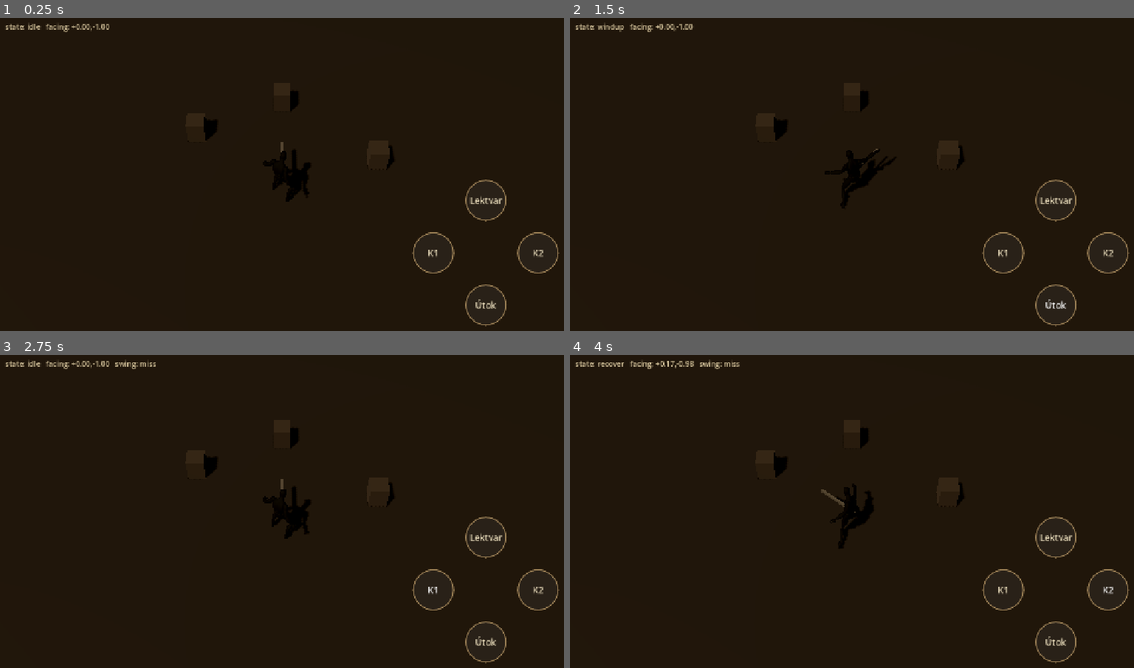
Above: before the commit, frames 1-4 (two rows, left to right).
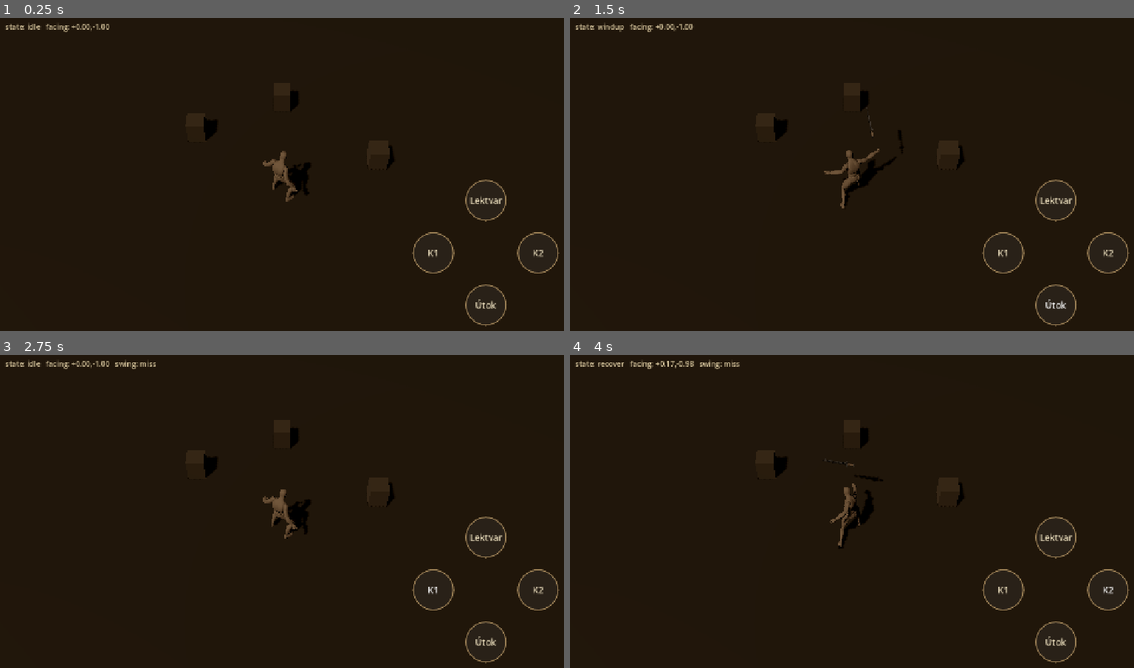
Above: after the commit, the same moments.

Repository: jankoznar94/dark-story
Game: Godot game, scene res://scenes/main.tscn
The game is run twice, just before and just after one commit, with the same random seed, the same clock (stepped at 60 frames per second) and the same inputs.
Inputs:
- Up to frame 1 (0.25 s): no input
- Up to frame 2 (1.5 s): click "Lektvar" at 0.5 s; click "Útok" at 1.25 s
- Up to frame 3 (2.75 s): click "K1" at 2 s
- Up to frame 4 (4 s): click "K2" at 2.75 s; tap Enter at 3.5 s; hold D (move_right) from 3.53 s (still down); hold Space (attack) from 3.53 s (still down)

The runs differ from the first frame. In frame 1, 0.4% of the frame differs, in the area x 46-54%, y 39-59%; in frame 2, 0.4%, in the area x 45-60%, y 31-61%; in frame 3, 0.4%; in frame 4, 0.4%.

Commit message:
Hero: sword is actually in his hand now
Two symptoms, two different causes - both measured, not guessed.

1. "The bar is in his crotch": player.tscn carried a procedural Pivot+Blade
   bar (a 1.15 m box) at hip height, rotated by player.gd::_animate_weapon()
   independently of the animation. As soon as the character leaned forward it
   sat between his legs. It was never part of the model. Deleted, together
   with _animate_weapon().

2. "He swings his arms but the bar is not in them": the source rig does NOT
   animate the fingers in the sword/walk clips, so the hand stayed wide open.
   Measured thumb-tip to middle-fingertip:
     Sword_Idle / Sword_Attack / Sword_Attack_RM / Walk_Loop -> 0.0776 m
     Pistol_Idle_Loop / Punch_Cross                          -> 0.0009 m
   The same numbers come back from the mesh and from the skeleton, so it is
   not a mesh artefact. The closed-hand pose exists in the rig, it is just
   only keyed in the pistol/punch clips. It is now baked into the clips the
   game ships.

The weapon is a purpose-authored 27-face sword (0.635 m blade, 0.845 m total),
origin at the grip centre, welded into the same GLB and weighted 100 % to
DEF-hand.R, so it swings with the hand of the clip itself. hero.glb is still
one skinned mesh, now with two surfaces (ds_dark_leather + ds_dark_steel).

Axis and offset were chosen by measurement:
 - blade along the hand BONE axis = 2.8 deg off the forearm in the idle
 - the alternative mapping put the tip 0.14 m BELOW the floor mid-swing
 - attach as T @ R, not R @ T: R @ T put the grip 0.198 m off in the idle and
   1.12 m off at the strike frame
 - grip-to-fist distance is now 0.0000 m on every frame; tip stays 0.256 m
   (idle) / 0.320 m (strike) above the floor, 0.036 m clear of torso and legs

tools/test_weapon.gd asserts what Godot can verify correctly (steel bound to
the hand bone, closed fist in both shipped clips, hand travels through the
swing, hero is 1.8 m and not 100x off) and is wired into CI. Blade-vs-floor and
blade-vs-body were verified in Blender on the source data - a skinned
MeshInstance3D ignores its own transform and hand-deriving the skin matrix gave
a 193 m figure, so the test documents that instead of pretending to check it.

Diff:
--- a/scenes/player.tscn
+++ b/scenes/player.tscn
@@ -1,23 +1,11 @@
-[gd_scene load_steps=6 format=3]
+[gd_scene load_steps=4 format=3]
 
 [ext_resource type="Script" path="res://scripts/player.gd" id="1_player"]
 [ext_resource type="Script" path="res://scripts/hero.gd" id="2_hero"]
 
-[sub_resource type="CapsuleMesh" id="CapsuleMesh_body"]
-radius = 0.32
-height = 1.15
-
 [sub_resource type="CapsuleShape3D" id="CapsuleShape3D_col"]
 radius = 0.32
 height = 1.15
-
-[sub_resource type="BoxMesh" id="BoxMesh_blade"]
-size = Vector3(0.06, 0.06, 1.15)
-
-[sub_resource type="StandardMaterial3D" id="StdMat_blade"]
-albedo_color = Color(0.66, 0.63, 0.56, 1)
-metallic = 0.65
-roughness = 0.42
 
 [node name="Player" type="CharacterBody3D"]
 script = ExtResource("1_player")
@@ -28,11 +16,3 @@
 [node name="Collision" type="CollisionShape3D" parent="."]
 transform = Transform3D(1, 0, 0, 0, 1, 0, 0, 0, 1, 0, 0.6, 0)
 shape = SubResource("CapsuleShape3D_col")
-
-[node name="Pivot" type="Node3D" parent="."]
-transform = Transform3D(1, 0, 0, 0, 1, 0, 0, 0, 1, 0, 0.8, 0)
-
-[node name="Blade" type="MeshInstance3D" parent="Pivot"]
-transform = Transform3D(1, 0, 0, 0, 1, 0, 0, 0, 1, 0, 0, -0.45)
-mesh = SubResource("BoxMesh_blade")
-surface_material_override/0 = SubResource("StdMat_blade")
--- a/scripts/player.gd
+++ b/scripts/player.gd
@@ -32,11 +32,6 @@
 @export var heavy_range: float = 2.1
 @export var heavy_arc: float = 105.0
 
-@export_group("Weapon swing visual")
-@export var light_sweep: float = 120.0
-@export var heavy_sweep: float = 210.0
-
-@onready var pivot: Node3D = $Pivot
 @onready var hero: Node3D = $Hero
 
 var facing: Vector3 = Vector3(0, 0, -1)
@@ -67,7 +62,6 @@
 		_advance_attack()
 		velocity = velocity.move_toward(Vector3.ZERO, decel * delta)
 		move_and_slide()
-		_animate_weapon()
 		return
 
 	# --- movement ---
@@ -130,20 +124,10 @@
 		_t = 0.0
 
 
-func _animate_weapon() -> void:
-	var w := light_windup if _kind == Kind.LIGHT else heavy_windup
-	var a := light_active if _kind == Kind.LIGHT else heavy_active
-	var r := light_recover if _kind == Kind.LIGHT else heavy_recover
-	var sweep := deg_to_rad(light_sweep if _kind == Kind.LIGHT else heavy_sweep)
-	var half := sweep * 0.5
-	var ang := 0.0
-	if _state == Atk.WINDUP:
-		ang = lerpf(0.0, -half, clampf(_t / max(w, 0.001), 0.0, 1.0))
-	elif _state == Atk.ACTIVE:
-		ang = lerpf(-half, half, clampf(_t / max(a, 0.001), 0.0, 1.0))
-	elif _state == Atk.RECOVER:
-		ang = lerpf(half, 0.0, clampf(_t / max(r, 0.001), 0.0, 1.0))
-	pivot.rotation.y = ang
+## The sword is NOT animated here any more. It is welded to the hand bone inside
+## models/hero.glb, so it swings with the hand of the clip itself. The old
+## procedural pivot rotation fought the animation - that is what made the bar
+## look detached from the arms.
 
 
 func _do_melee() -> void:
--- /dev/null
+++ b/tools/test_weapon.gd
@@ -0,0 +1,183 @@
+extends SceneTree
+## Regression test: the hero must actually HOLD the sword, and the sword must
+## move with the hand.
+##
+## The bug this locks down (both symptoms Jan reported):
+##   * "the bar is in his crotch" - a procedural Pivot+Blade bar hung at the
+##     player's hip and rotated independently of the animation
+##   * "he swings his arms but the bar is not in them" - the source rig does NOT
+##     animate the fingers in the sword/walk clips, so the hand stayed OPEN
+##     (thumb-tip to middle-fingertip = 78 mm). The closed-hand pose exists only
+##     in the pistol clip (0.9 mm) and had to be baked into the sword clips.
+##
+## What is asserted here (things that can be measured correctly from Godot):
+##   1. the steel surface is bound 100% to the hand bone (that is what makes it
+##      follow the arm at all)
+##   2. the fist is closed in the clips we ship
+##   3. the hand bone actually travels through the swing, so the welded sword does
+##   4. the hero is ~1.8 m and not 100x off (a stray scale is the classic trap)
+##
+## NOT asserted here: exact blade points in world space. A skinned MeshInstance3D
+## ignores its own transform, and re-deriving the skin matrix by hand produced
+## 193 m instead of 1.9 m, so blade-vs-floor and blade-vs-body were verified in
+## Blender on the source data instead (tip stays 0.32 m above the floor at the
+## strike, 3.6 cm clearance from the torso and legs).
+##
+## Run: godot --headless --path . --script res://tools/test_weapon.gd
+const HERO := "res://models/hero.glb"
+const CLIP_IDLE := "Rig|Sword_Idle"
+const CLIP_ATTACK := "Rig|Sword_Attack"
+
+var fails: Array[String] = []
+var checks: int = 0
+
+
+func _init() -> void:
+	call_deferred("_run")
+
+
+func _ok(label: String, cond: bool, detail: String = "") -> void:
+	checks += 1
+	if cond:
+		print("  OK   ", label, ("  " + detail) if detail else "")
+	else:
+		print("  FAIL ", label, "  ", detail)
+		fails.append(label)
+
+
+func _find(n: Node, t: String) -> Node:
+	if t == "skel" and n is Skeleton3D:
+		return n
+	if t == "mesh" and n is MeshInstance3D:
+		return n
+	if t == "anim" and n is AnimationPlayer:
+		return n
+	for c in n.get_children():
+		var r := _find(c, t)
+		if r != null:
+			return r
+	return null
+
+
+func _run() -> void:
+	var packed: PackedScene = load(HERO)
+	if packed == null:
+		print("LOAD_FAILED")
+		print("WEAPON_ALL_PASS=false")
+		quit()
+		return
+	var inst := packed.instantiate()
+	root.add_child(inst)
+	await process_frame
+	await process_frame
+
+	var skel: Skeleton3D = _find(inst, "skel")
+	var mi: MeshInstance3D = _find(inst, "mesh")
+	var anim: AnimationPlayer = _find(inst, "anim")
+	_ok("hero.glb has a Skeleton3D", skel != null)
+	_ok("hero.glb has a MeshInstance3D", mi != null)
+	_ok("hero.glb has an AnimationPlayer", anim != null)
+	if skel == null or mi == null or anim == null:
+		print("ALL_PASS=false")
+		quit()
+		return
+
+	var names := anim.get_animation_list()
+	_ok("idle clip present", names.has(CLIP_IDLE), CLIP_IDLE)
+	_ok("attack clip present", names.has(CLIP_ATTACK), CLIP_ATTACK)
+
+	# --- 1. one mesh, two surfaces: body + steel -------------------------------
+	# NOTE: a GDScript lambda captures by VALUE, so a counter inside a lambda
+	# never updates the outer variable (it silently read 0). Use an array, which
+	# is passed by reference.
+	var found: Array = []
+	_collect_meshes(inst, found)
+	_ok("hero is a single skinned mesh", found.size() == 1,
+		"%d mesh nodes" % found.size())
+	_ok("mesh has 2 surfaces (body + steel)", mi.mesh.get_surface_count() == 2,
+		"%d" % mi.mesh.get_surface_count())
+
+	# --- 2. the steel is welded to the hand bone ------------------------------
+	# surface 1 = steel. Every vertex with weight > 0.5 must point at DEF-hand.R.
+	var hand_idx := skel.find_bone("DEF-hand.R")
+	_ok("hand bone found", hand_idx != -1)
+	var steel: Array = mi.mesh.surface_get_arrays(1)
+	var bones: PackedInt32Array = steel[Mesh.ARRAY_BONES]
+	var weights: PackedFloat32Array = steel[Mesh.ARRAY_WEIGHTS]
+	var verts: PackedVector3Array = steel[Mesh.ARRAY_VERTEX]
+	_ok("steel surface carries skin data", bones != null and weights != null)
+	var bound_hand := 0
+	var bound_other := 0
+	for i in weights.size():
+		if weights[i] > 0.5:
+			if bones[i] == hand_idx:
+				bound_hand += 1
+			else:
+				bound_other += 1
+	print("  info steel verts=%d bound_to_hand=%d bound_to_other=%d"
+		% [verts.size(), bound_hand, bound_other])
+	_ok("every steel vertex is bound to DEF-hand.R", bound_other == 0 and bound_hand > 0,
+		"%d to hand, %d elsewhere" % [bound_hand, bound_other])
+
+	# --- 3. the fist is CLOSED in the clips we ship ---------------------------
+	# measured as the posed bone distance thumb-tip <-> middle-fingertip: the
+	# source rig gives 0.9 mm closed and 78 mm wide open.
+	var thumb := skel.find_bone("DEF-thumb.03.R")
+	var middle := skel.find_bone("DEF-f_middle.03.R")
+	_ok("finger tip bones found", thumb != -1 and middle != -1)
+	for clip in [CLIP_IDLE, CLIP_ATTACK]:
+		anim.play(clip, -1.0, 1.0)
+		await process_frame
+		await physics_frame
+		var a: Vector3 = skel.get_bone_global_pose(thumb).origin
+		var b: Vector3 = skel.get_bone_global_pose(middle).origin
+		var gap := a.distance_to(b)
+		_ok("%s: fist is closed" % clip, gap < 0.01, "thumb-middle gap %.4f m" % gap)
+
+	# --- 4. the hand bone really moves through the swing ----------------------
+	# the sword rides this bone, so if the bone travels, the sword travels with it.
+	# Bone poses come back in the Skeleton3D's own space, which the glTF importer
+	# scaled by 100 relative to world space, so the raw numbers look tiny and a
+	# metre-based threshold is wrong. Normalise by that scale instead of guessing.
+	var sscale: float = maxf(skel.global_transform.basis.get_scale().x, 0.0001)
+	anim.play(CLIP_ATTACK, -1.0, 1.0)
+	await process_frame
+	var travelled := 0.0
+	var prev := Vector3.ZERO
+	var first := true
+	for frac in [0.0, 0.15, 0.3, 0.45, 0.6, 0.75]:
+		anim.seek(frac, true)
+		await process_frame
+		var o: Vector3 = skel.get_bone_global_pose(hand_idx).origin
+		if not first:
+			travelled += prev.distance_to(o)
+		prev = o
+		first = false
+	var world_travel := travelled * sscale
+	_ok("hand travels through the attack swing", world_travel > 0.5,
+		"hand path %.2f m in world terms (%.4f in bone space, scale %.0f)"
+		% [world_travel, travelled, sscale])
+
+	# --- 5. the hero is about 1.8 m, not 100x off -----------------------------
+	var aabb: AABB = mi.get_aabb()
+	print("  info mesh AABB position=%s size=%s" % [aabb.position, aabb.size])
+	_ok("hero is roughly 1.8 m tall", aabb.size.y > 1.5 and aabb.size.y < 2.2,
+		"%.3f m" % aabb.size.y)
+	_ok("hero is not 100x too big", aabb.size.y < 3.0, "%.3f m" % aabb.size.y)
+
+	print("")
+	print("checks run: ", checks)
+	if fails.is_empty() and checks >= 10:
+		print("WEAPON_ALL_PASS=true")
+	else:
+		for f in fails:
+			print("FAIL: ", f)
+		print("WEAPON_ALL_PASS=false")
+	quit()
+
+
+func _collect_meshes(n: Node, out: Array) -> void:
+	if n is MeshInstance3D:
+		out.append(n)
+	for c in n.get_children():
+		_collect_meshes(c, out)
Binary file changed: models/hero.glb
Not shown, changed: .github/workflows/build.yml
Not shown, changed: docs/hero-model.md
